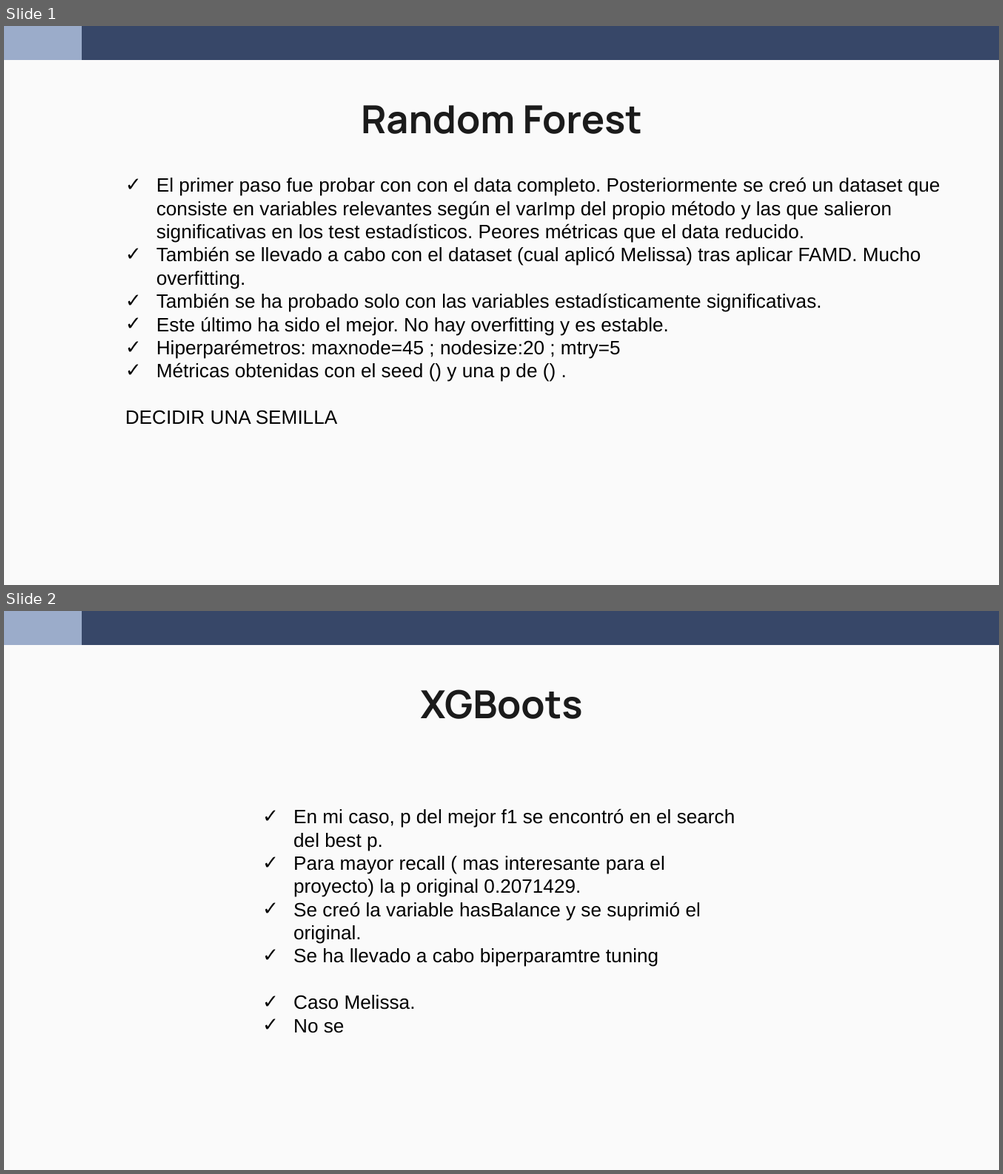
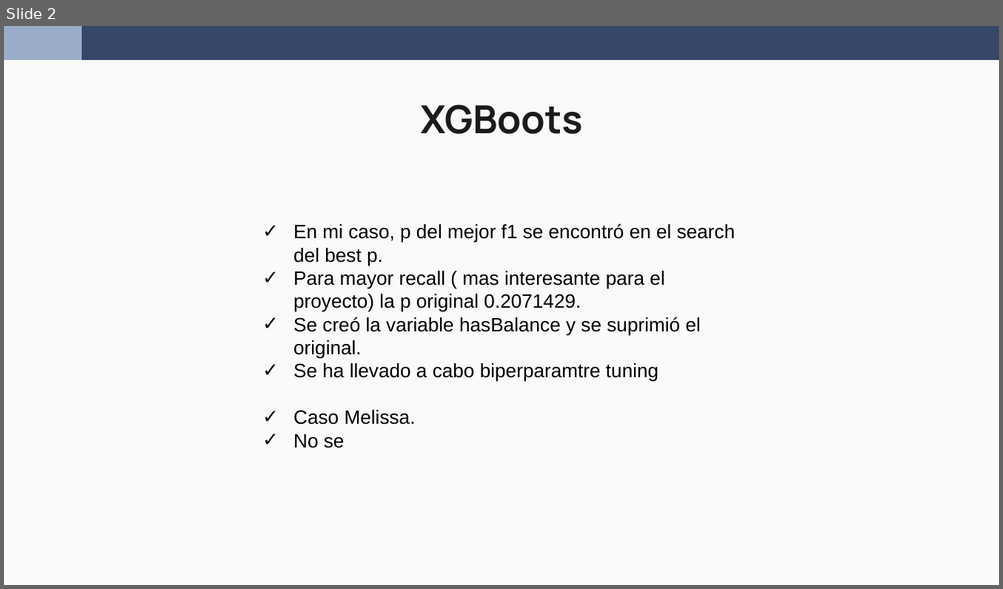
Before and after one commit to wen2111/Mineria, a slide deck: Entrega_2/00.REPORTE/IDEAS_REDACADO_WEN.pptx. Shown one above the other, each under a label of ours: slides 1 and 2 before the commit, slide 2 after it. The pictures are 1003x1174 and 1003x589 pixels, drawn with LibreOffice and Linux fonts; fonts in the diff are those of the drawing. Boxes give left, top, right and bottom in pixels: in the first picture for what was removed or moved away, otherwise in the second. Text is boxed around its words. In the diff, an @@ line names an element or a change of style, - is before the commit and + after.

```diff
--- a/Entrega_2/00.REPORTE/IDEAS_REDACADO_WEN.pptx
+++ b/Entrega_2/00.REPORTE/IDEAS_REDACADO_WEN.pptx
@@ slide 1 removed at (x1=4, y1=26, x2=999, y2=585), background #FAFAFA; not listed: 2 template elements that a slide beside it also shows @@
@@ title removed at (x1=361, y1=105, x2=642, y2=134) @@
-Random Forest
@@ text removed at (x1=125, y1=177, x2=940, y2=425) @@
-✓ El primer paso fue probar con con el data completo. Posteriormente se creó un dataset que consiste en variables relevantes según el varImp del propio método y las que salieron significativas en los test estadísticos. Peores métricas que el data reducido.
-✓ También se llevado a cabo con el dataset (cual aplicó Melissa) tras aplicar FAMD. Mucho overfitting.
-✓ También se ha probado solo con las variables estadísticamente significativas.
-✓ Este último ha sido el mejor. No hay overfitting y es estable.
-✓ Hiperparémetros: maxnode=45 ; nodesize:20 ; mtry=5
-✓ Métricas obtenidas con el seed () y una p de () .
-DECIDIR UNA SEMILLA
```
Also in this commit, not shown: 1 slide changed, 1 slide added.
